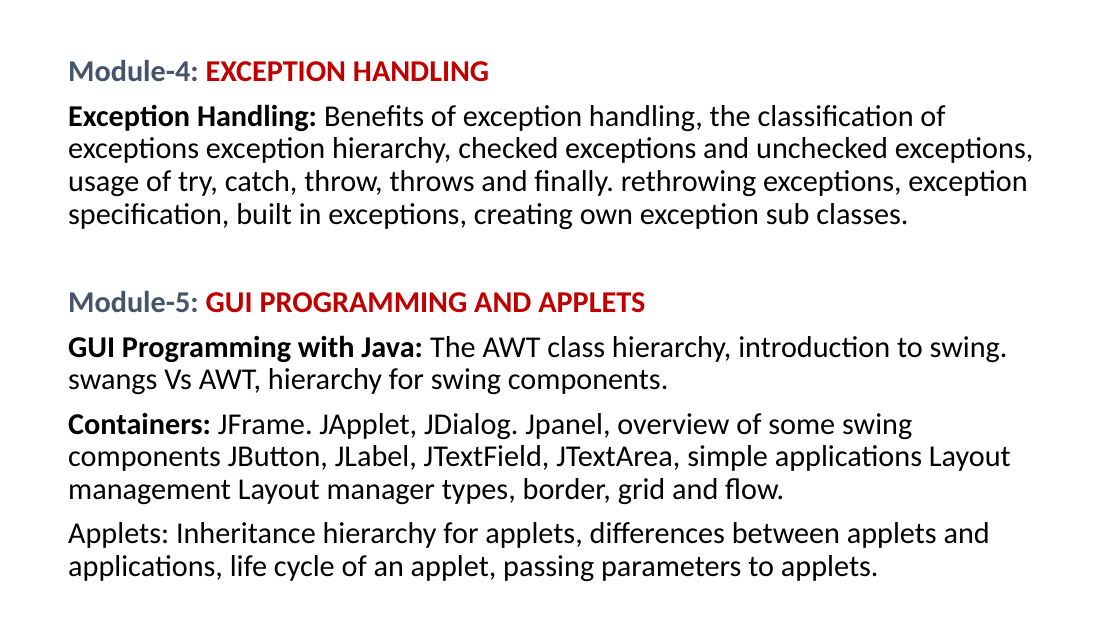
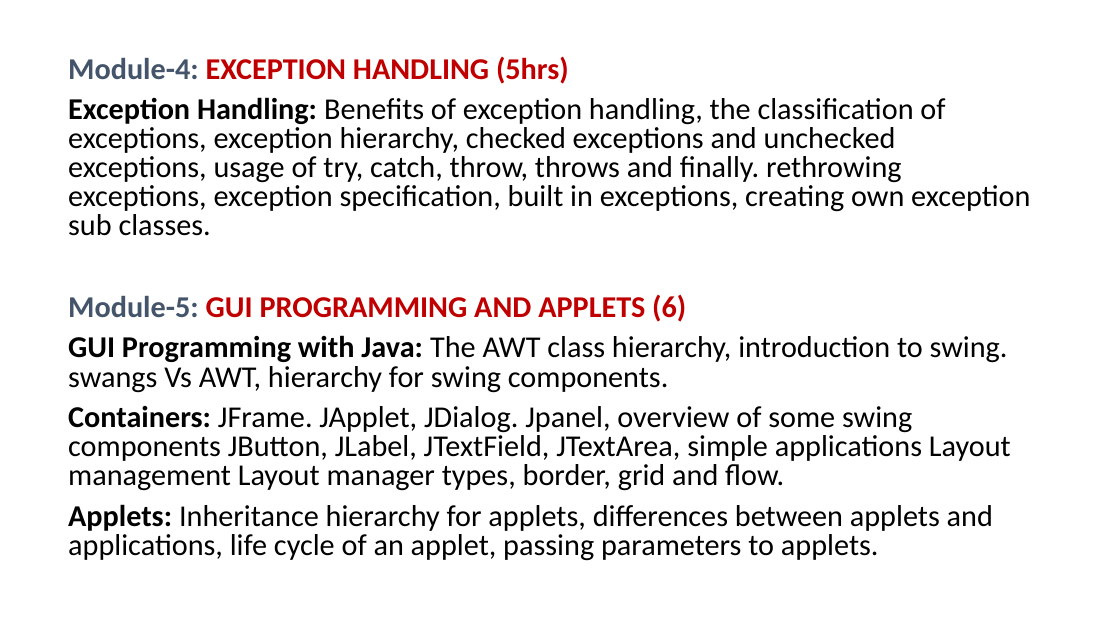
Before and after one commit to PRAMOD-VISHNU-NAIK/MCA-2nd-Sem-Shridevi-College, a slide deck: slide 4 of Theory Class-Notes/Complete Syllabus/All Modules.pptx. Drawn at 1120x630 pixels with LibreOffice and Linux fonts; fonts in the diff are those of the drawing. Boxes give left, top, right and bottom in pixels: in the first picture for what was removed or moved away, otherwise in the second. Text is boxed around its words. In the diff, an @@ line names an element or a change of style, - is before the commit and + after.

```diff
--- a/Theory Class-Notes/Complete Syllabus/All Modules.pptx
+++ b/Theory Class-Notes/Complete Syllabus/All Modules.pptx
@@ text at (68, 56, 1030, 322): text changed @@
-Module-4: EXCEPTION HANDLING
-Exception Handling: Benefits of exception handling, the classification of exceptions exception hierarchy, checked exceptions and unchecked exceptions, usage of try, catch, throw, throws and finally. rethrowing exceptions, exception specification, built in exceptions, creating own exception sub classes.
-Module-5: GUI PROGRAMMING AND APPLETS
+Module-4: EXCEPTION HANDLING (5hrs)
+Exception Handling: Benefits of exception handling, the classification of exceptions, exception hierarchy, checked exceptions and unchecked exceptions, usage of try, catch, throw, throws and finally. rethrowing exceptions, exception specification, built in exceptions, creating own exception sub classes.
+Module-5: GUI PROGRAMMING AND APPLETS (6)
@@ text at (68, 335, 1011, 561): bold on in "Applets:"; line spacing 0.9 to 0.8 @@
```
Also in this commit, not shown: 1 other slide changed, 13 other files.
